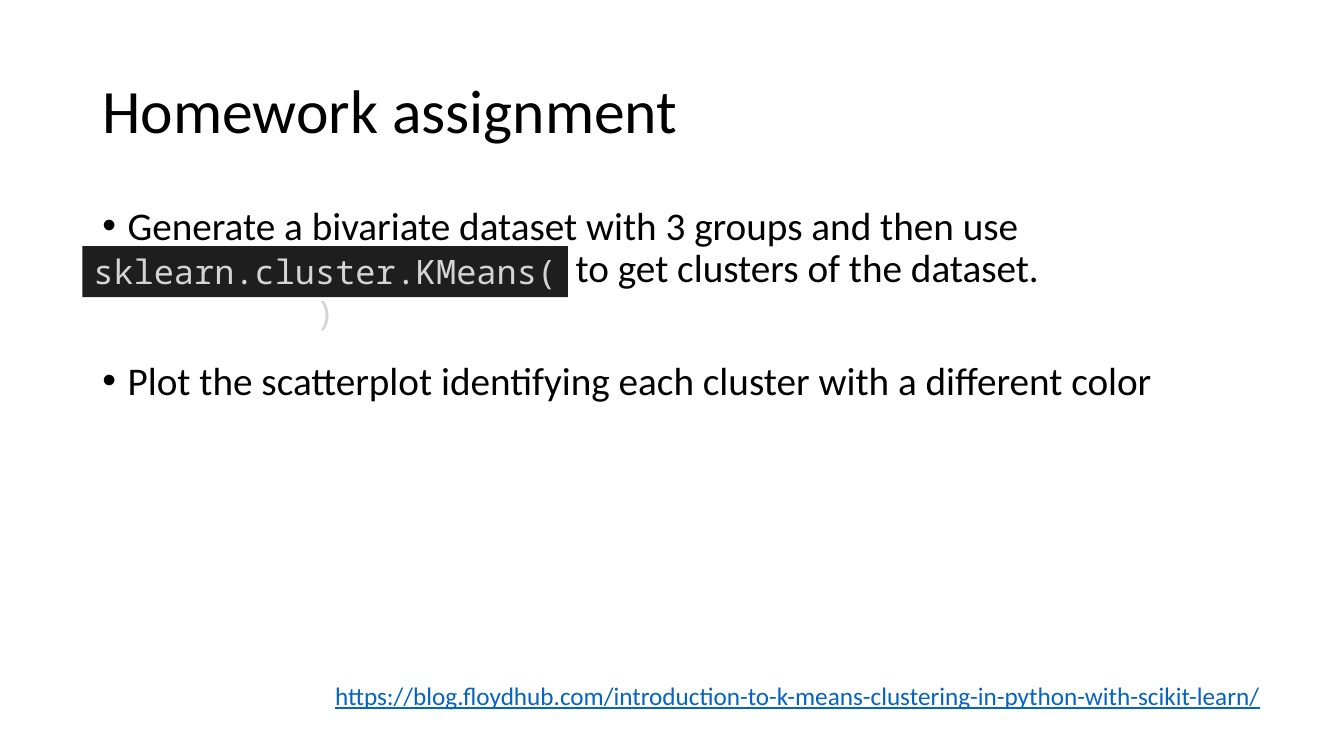
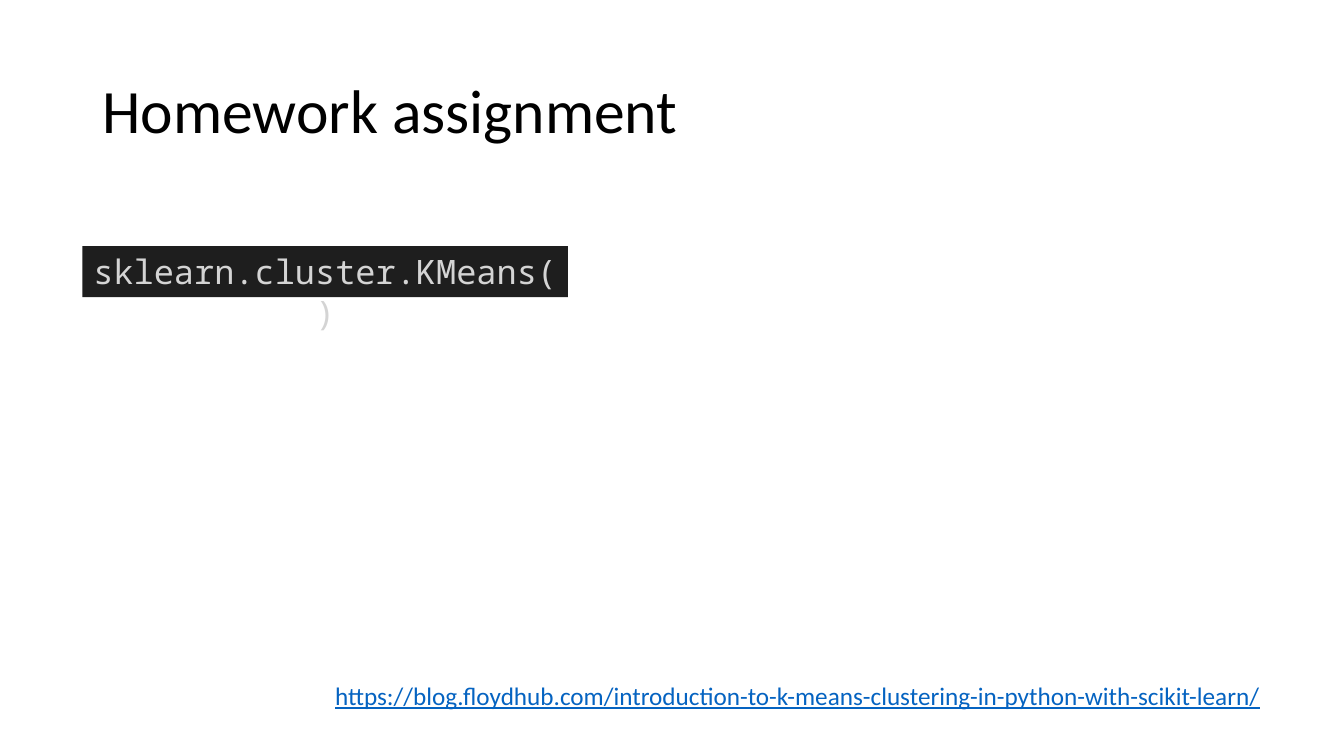
Before and after one commit to mathphysmx/teaching-ml, a slide deck: slide 18 of slides/04_ML_K-Means.pptx. Drawn at 1344x756 pixels with LibreOffice and Linux fonts; fonts in the diff are those of the drawing; grey boxes stand for pictures. Boxes give left, top, right and bottom in pixels: in the first picture for what was removed or moved away, otherwise in the second. Text is boxed around its words. In the diff, an @@ line names an element or a change of style, - is before the commit and + after.

```diff
--- a/slides/04_ML_K-Means.pptx
+++ b/slides/04_ML_K-Means.pptx
@@ text removed at box(128, 212, 1151, 402) @@
-• Generate a bivariate dataset with 3 groups and then use sklearn.cluster.Kmeans() to get clusters of the dataset.
-• Plot the scatterplot identifying each cluster with a different color
```
Also in this commit, not shown: 4 other slides changed, 1 slide added, 2 other files.
